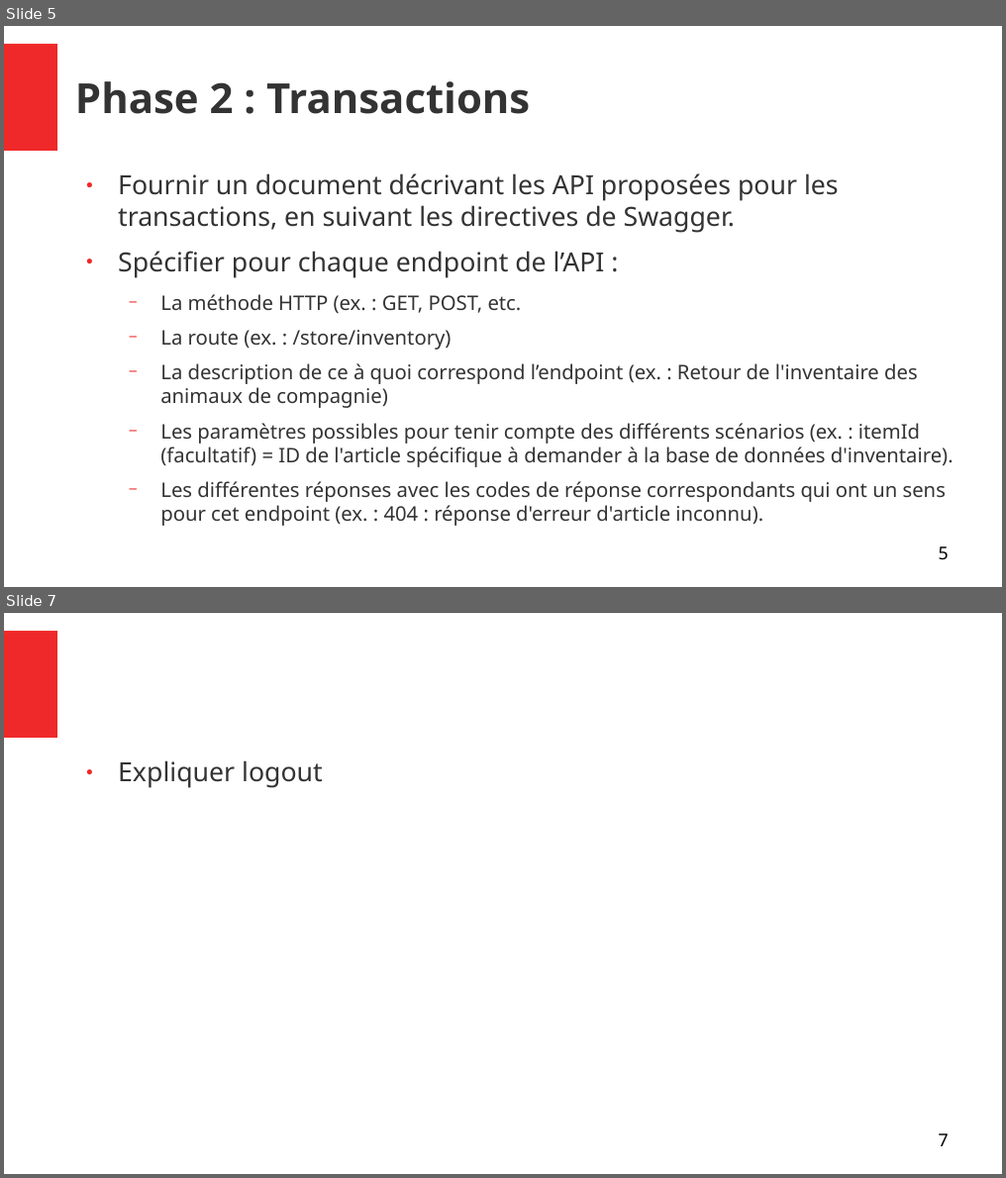
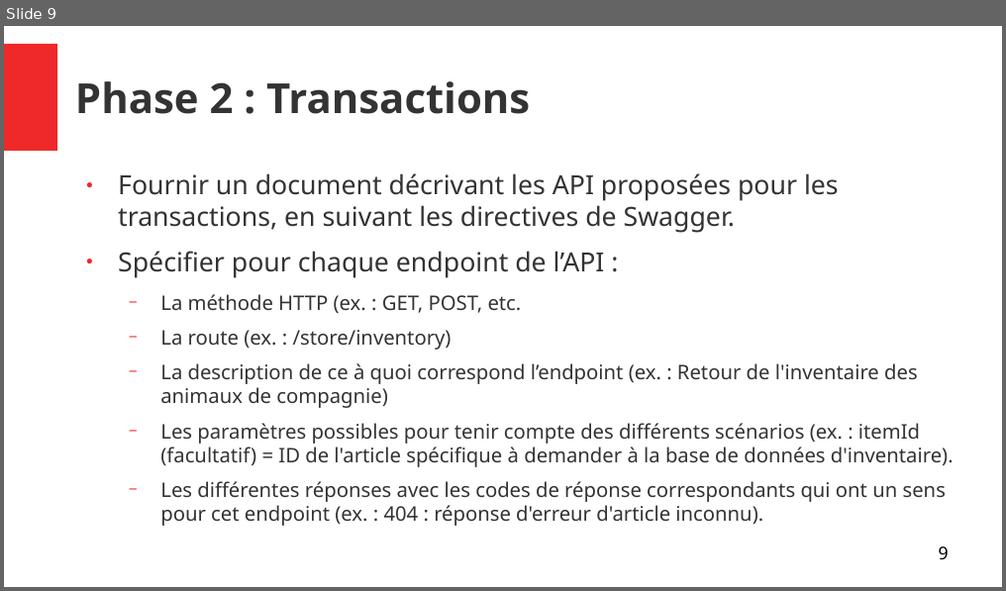
Before and after one commit to joskapotin/joskapotin_13_01042022, a slide deck: OC/SOUTENANCE/presentationProjet13.odp. Shown one above the other, each under a label of ours: slides 5 and 7 before the commit, slide 9 after it; the slides between them are not shown. The pictures are 1006x1178 and 1006x591 pixels, drawn with LibreOffice and Linux fonts; fonts in the diff are those of the drawing. Boxes give left, top, right and bottom in pixels: in the first picture for what was removed or moved away, otherwise in the second. Text is boxed around its words. In the diff, an @@ line names an element or a change of style, - is before the commit and + after.

```diff
--- a/OC/SOUTENANCE/presentationProjet13.odp
+++ b/OC/SOUTENANCE/presentationProjet13.odp
@@ slide 7 removed at [4, 613, 1002, 1174], background #FFFFFF; not listed: 1 template element that a slide beside it also shows @@
@@ text removed at [118, 761, 323, 788] @@
-● Expliquer logout
@@ page number removed at [939, 1134, 948, 1147] @@
-7
@@ what was slide 5 is now slide 9 @@
@@ page number at [939, 547, 948, 561]: text changed @@
-5
+9
```
Also in this commit, not shown: 3 slides changed, 4 slides added, 4 other files.
